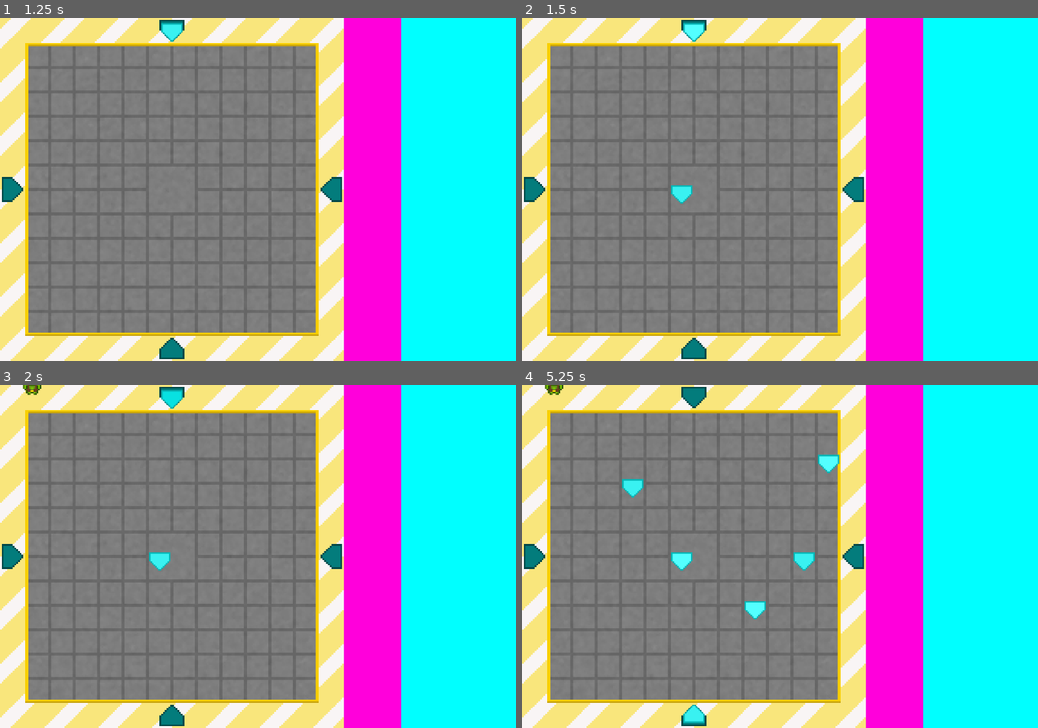
Above: before the commit, frames 1-4 (two rows, left to right).
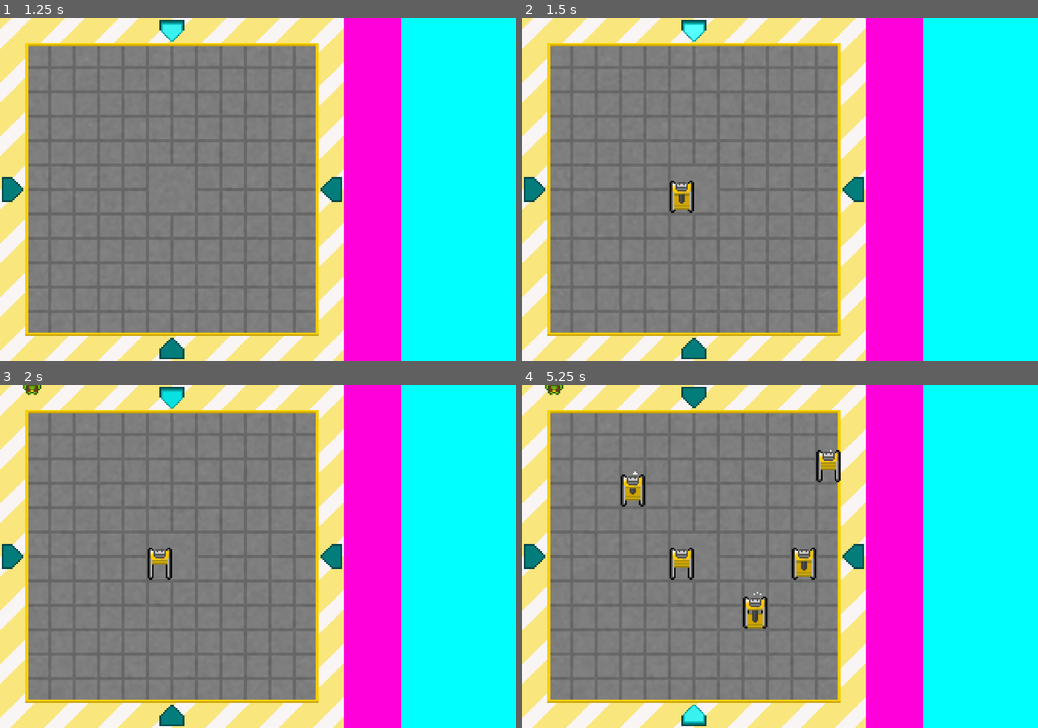
Above: after the commit, the same moments.

Repository: Evellior/GGJ22
Game: Godot game, scene res://Main.tscn
Same seed, same stepped clock (60 frames per second), same inputs: the game is played once before the commit and once after it.
Inputs (mouse positions are in pixels of both pictures, inside the frame that each line leads up to):
- Up to frame 1 (1.25 s): tap Enter at 0.5 s; move the mouse to (371, 172) at 0.52 s; click (371, 172) at 0.67 s
- Up to frame 2 (1.5 s): tap Space at 1.25 s; move the mouse to (676, 206) at 1.27 s; click (676, 206) at 1.42 s
- Up to frame 3 (2 s): no input
- Up to frame 4 (5.25 s): move the mouse to (831, 481) at 2.02 s; click (831, 481) at 2.17 s; move the mouse to (754, 625) at 2.77 s; click (754, 625) at 2.92 s; move the mouse to (934, 607) at 3.52 s; click (934, 607) at 3.67 s; move the mouse to (625, 505) at 4.27 s; click (625, 505) at 4.42 s; move the mouse to (805, 556) at 5.02 s; click (805, 556) at 5.17 s

Frame 1 is identical in both runs. In frame 2, 0.4% of the frame differs, in the area x 28-34%, y 47-57%; in frame 3, 0.3%; in frame 4, 1.9%, in the area x 19-62%, y 18-72%.

Commit message:
minor merge bug fix

Diff:
--- a/Building.tscn
+++ b/Building.tscn
@@ -51,5 +51,5 @@
 
 [node name="AnimatedSprite" type="AnimatedSprite" parent="."]
 frames = SubResource( 8 )
-frame = 5
+frame = 4
 playing = true
--- a/Main.gd
+++ b/Main.gd
@@ -61,14 +61,13 @@
 	var offset = 64.0/2
 	location.x -= fmod(location.x, 64.0) - offset - 2
 	location.y -= fmod(location.y, 64.0) - offset + 17
-	#check is inside build area
-	if (location.x > 64 && location.x < 13*64 && location.y > 64 && location.y < 13*64):
-		if (!isBuildingHere(location)):
-			var newBuilding = Building_Collection.instance()
-			newBuilding.position = location
-			newBuilding.z_index = location.y
-			add_child(newBuilding)
-			buildings.push_back(newBuilding.position)
+	#check is inside build area and other build allowed checks
+	if (location.x > 64 && location.x < 13*64 && location.y > 64 && location.y < 13*64 && !isBuildingHere(location)):
+		var newBuilding = Building_Collection.instance()
+		newBuilding.position = location
+		newBuilding.z_index = location.y
+		add_child(newBuilding)
+		buildings.push_back(newBuilding.position)
 	pass
 
 func _input(event):
--- a/Main.tscn
+++ b/Main.tscn
@@ -1,10 +1,10 @@
-[gd_scene load_steps=9 format=2]
+[gd_scene load_steps=10 format=2]
 
 [ext_resource path="res://Art/screen_template.png" type="Texture" id=1]
 [ext_resource path="res://Goblin.tscn" type="PackedScene" id=2]
 [ext_resource path="res://Main.gd" type="Script" id=3]
-[ext_resource path="res://Building.tscn" type="PackedScene" id=4]
 [ext_resource path="res://Arrow.tscn" type="PackedScene" id=4]
+[ext_resource path="res://Building.tscn" type="PackedScene" id=5]
 
 [sub_resource type="Curve2D" id=1]
 _data = {
@@ -29,7 +29,7 @@
 [node name="Node2D" type="Node2D"]
 script = ExtResource( 3 )
 Goblin_scene = ExtResource( 2 )
-Building_Collection = ExtResource( 4 )
+Building_Collection = ExtResource( 5 )
 
 [node name="TextureRect" type="TextureRect" parent="."]
 margin_right = 1327.0
